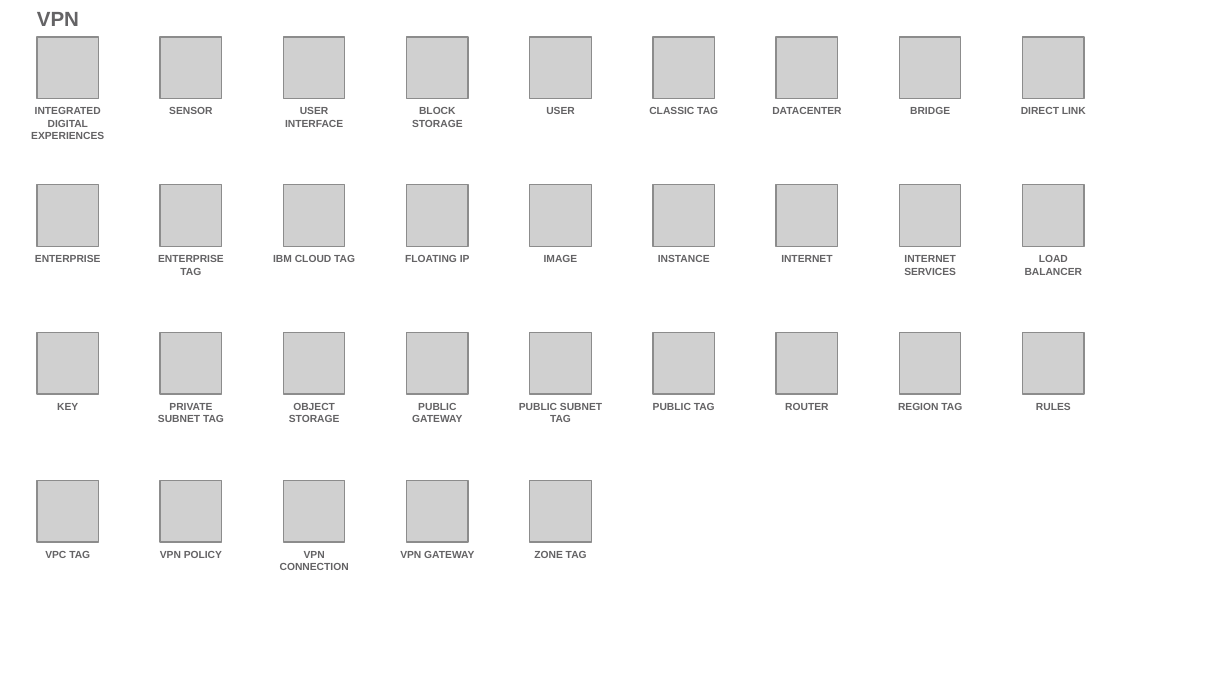
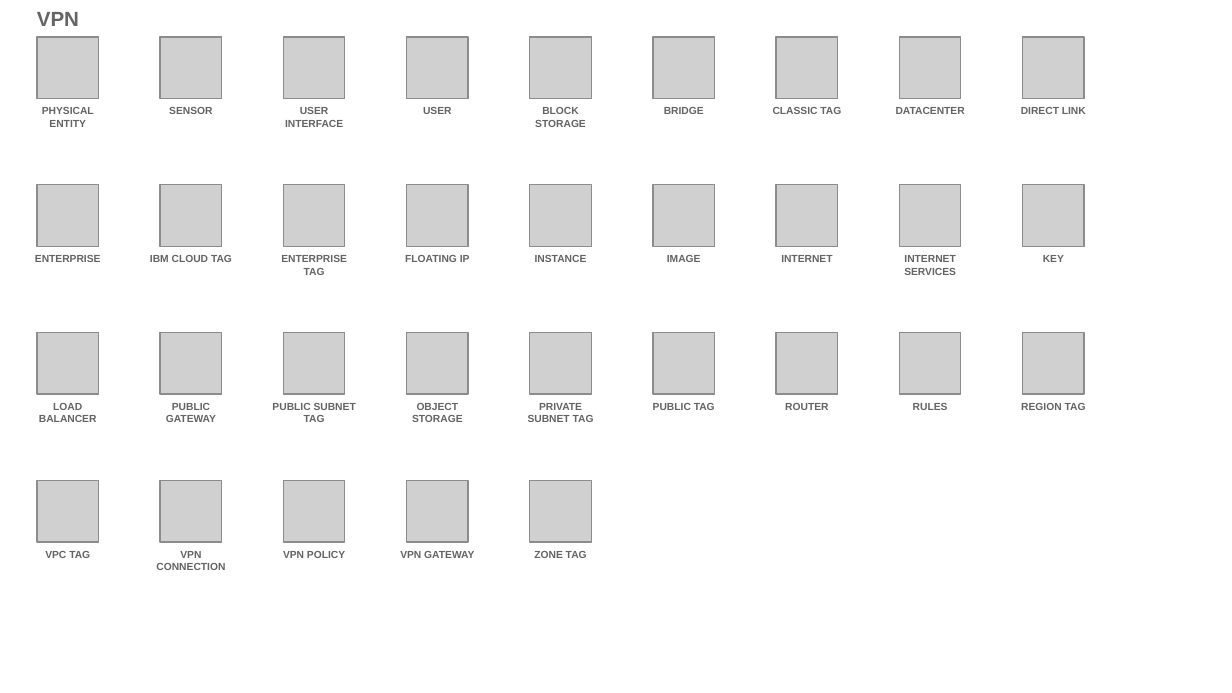
Before and after one commit to l2fprod/myarchitecture, a slide deck: slide 23 of mycatalog-architecture-diagram-template.pptx. Drawn at 1232x693 pixels with LibreOffice and Linux fonts; fonts in the diff are those of the drawing; grey boxes stand for pictures. Boxes give left, top, right and bottom in pixels: in the first picture for what was removed or moved away, otherwise in the second. Text is boxed around its words. In the diff, an @@ line names an element or a change of style, - is before the commit and + after.

Commit message:
new deck

```diff
--- a/mycatalog-architecture-diagram-template.pptx
+++ b/mycatalog-architecture-diagram-template.pptx
@@ text at box(42, 107, 94, 127): text changed @@
-INTEGRATED DIGITAL EXPERIENCES
+PHYSICAL ENTITY
@@ text "BRIDGE": place and size @@
-text "BRIDGE" at box(910, 107, 950, 114)
+text "BRIDGE" at box(664, 107, 704, 114)
@@ text at box(150, 255, 232, 262): text changed @@
-ENTERPRISE TAG
+IBM CLOUD TAG
@@ text at box(281, 255, 347, 275): text changed @@
-IBM CLOUD TAG
+ENTERPRISE TAG
@@ text at box(1043, 255, 1064, 262): text changed @@
-LOAD BALANCER
+KEY
@@ text at box(39, 403, 97, 422): text changed @@
-KEY
+LOAD BALANCER
@@ text at box(166, 403, 216, 422): text changed @@
-PRIVATE SUBNET TAG
+PUBLIC GATEWAY
@@ text at box(272, 403, 356, 422): text changed @@
-PUBLIC GATEWAY
+PUBLIC SUBNET TAG
@@ 6 texts: place and size @@
-6 texts at box(289, 107, 962, 422)
+6 texts at box(412, 107, 1086, 422)
@@ text at box(528, 403, 594, 422): text changed @@
-PUBLIC SUBNET TAG
+PRIVATE SUBNET TAG
@@ 3 texts: place and size @@
-3 texts at box(546, 107, 1071, 410)
+3 texts at box(423, 107, 948, 410)
@@ text at box(156, 551, 225, 570): text changed @@
-VPN POLICY
+VPN CONNECTION
@@ text at box(283, 551, 345, 558): text changed @@
-VPN CONNECTION
+VPN POLICY
```
Also in this commit, not shown: 12 other slides changed, 1 slide added, 1 slide removed.
